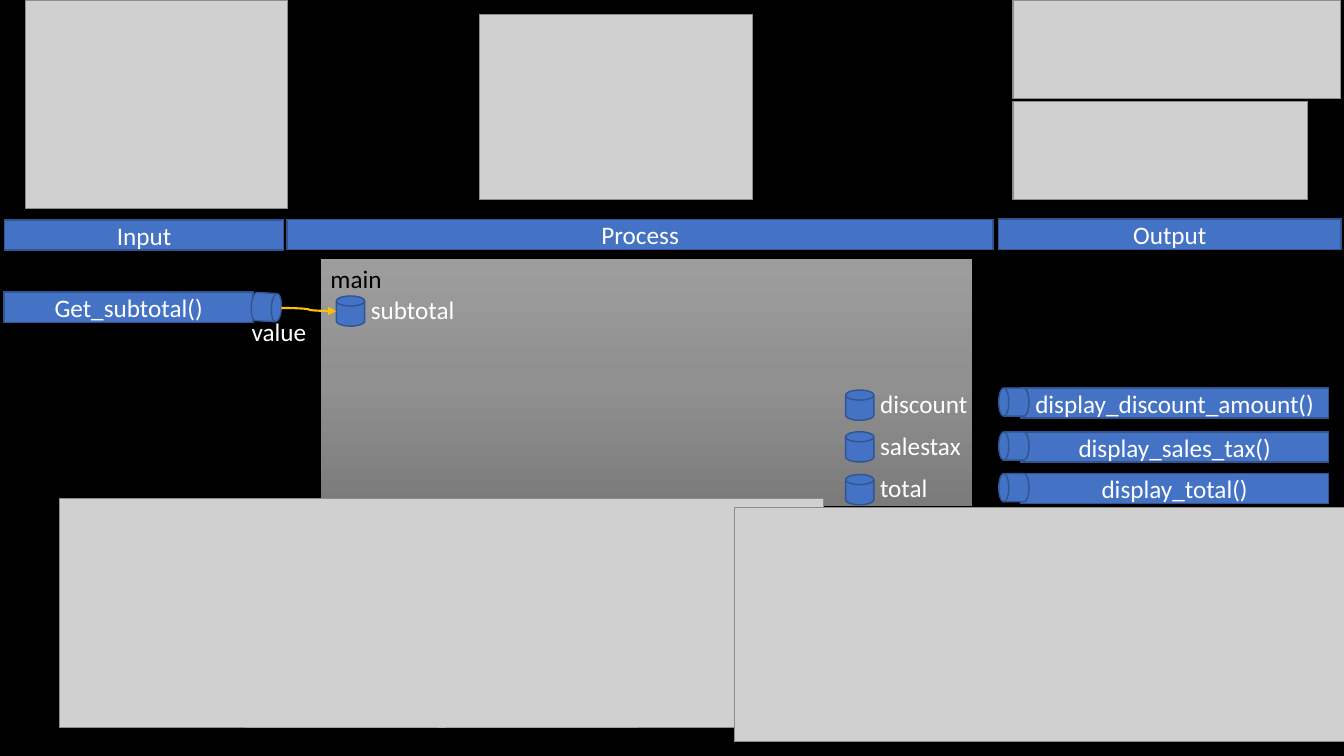
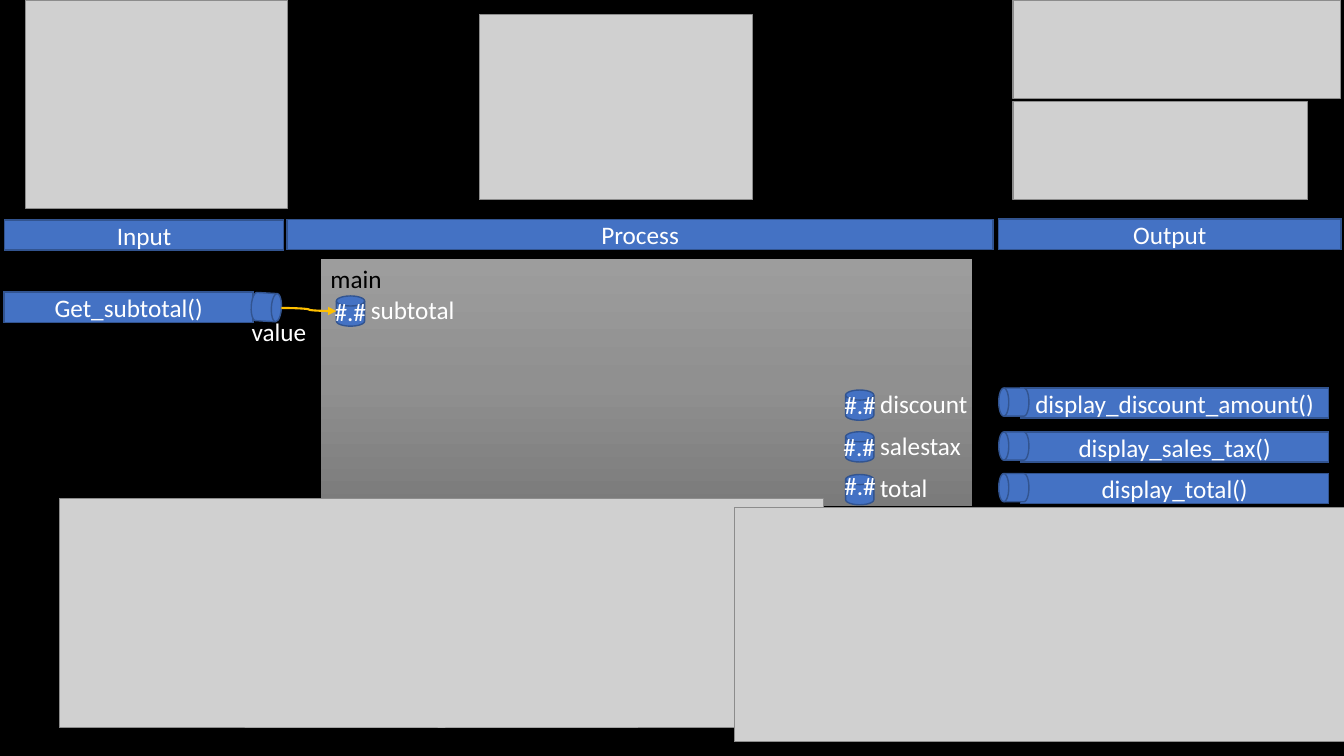
Before and after one commit to BroClements/CSE111ProgwFunctions, a slide deck: slide 28 of CSE111W2_CallingFunctions.pptx (slide 14 before the commit). Drawn at 1344x756 pixels with LibreOffice and Linux fonts; fonts in the diff are those of the drawing; grey boxes stand for pictures. Boxes give left, top, right and bottom in pixels: in the first picture for what was removed or moved away, otherwise in the second. Text is boxed around its words. In the diff, an @@ line names an element or a change of style, - is before the commit and + after.

```diff
--- a/CSE111W2_CallingFunctions.pptx
+++ b/CSE111W2_CallingFunctions.pptx
@@ text added at box(325, 291, 377, 332), 18 pt, text #FFFFFF @@
+#.#
@@ text added at box(835, 385, 887, 425), 18 pt, text #FFFFFF @@
+#.#
@@ text added at box(834, 426, 886, 467), 18 pt, text #FFFFFF @@
+#.#
@@ text added at box(835, 466, 887, 506), 18 pt, text #FFFFFF @@
+#.#
```
Also in this commit, not shown: 11 other slides changed, 17 slides added, 4 other files.
